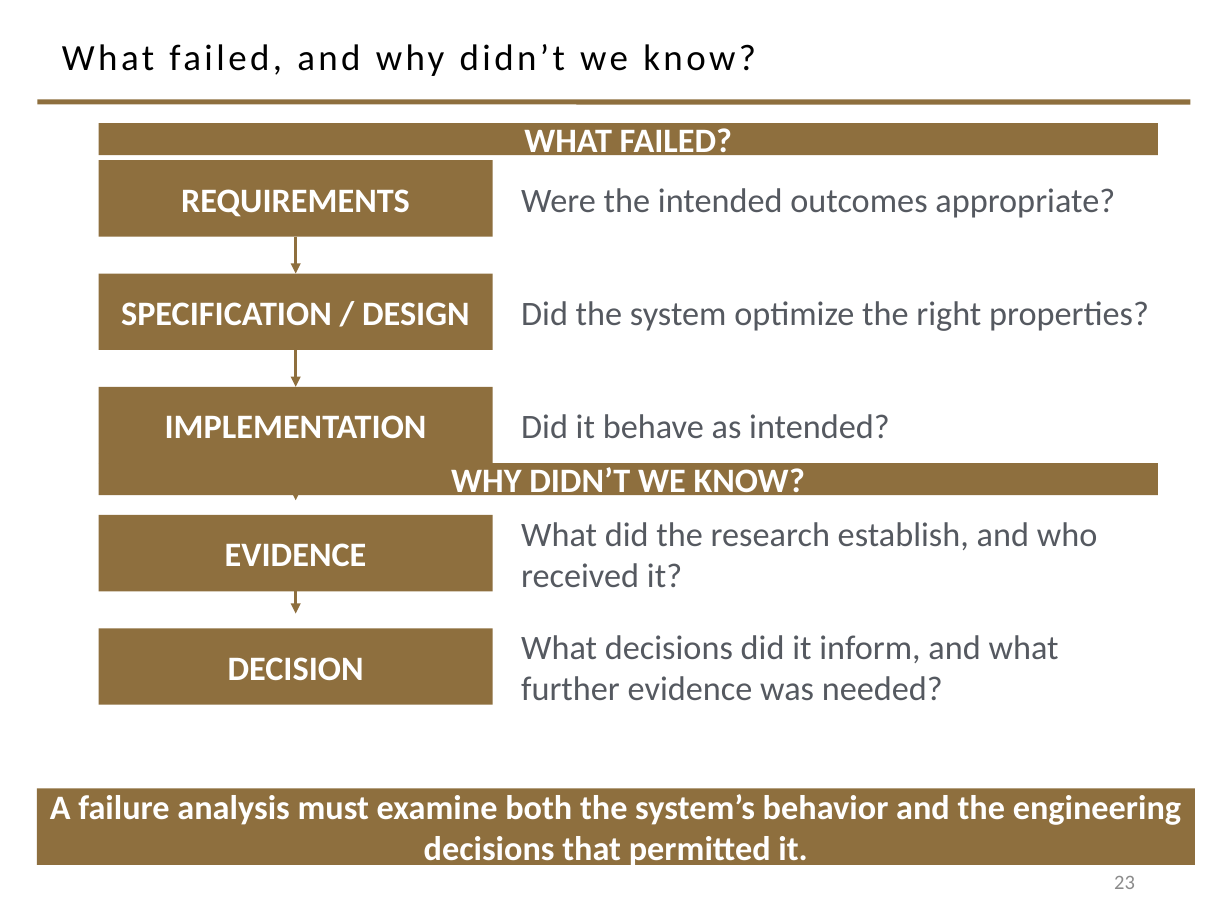
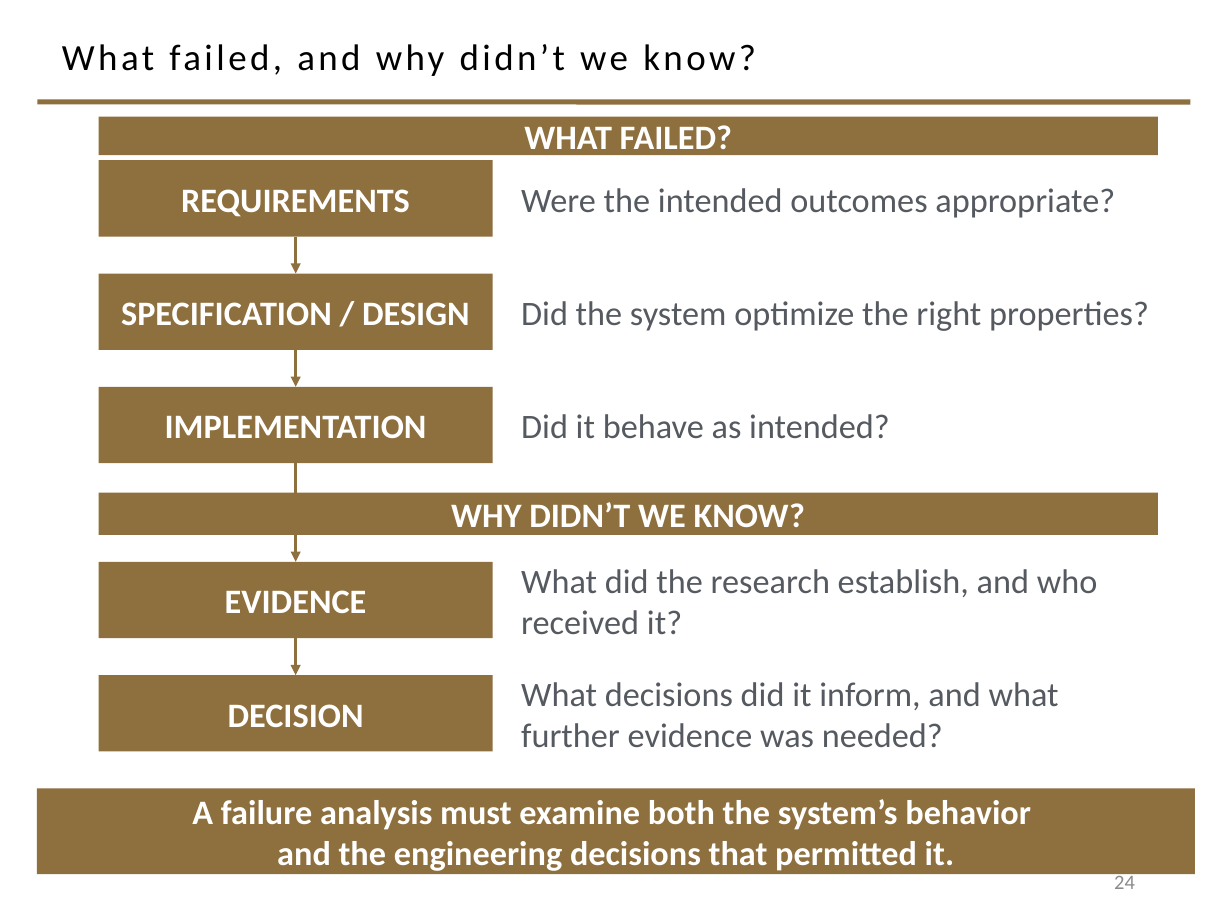
Before and after one commit to davisjam/model-based-agentic-software-engineering, a slide deck: slide 24 of course/lectures/act-2-delegation-and-control/04-failure-aware-engineering/2-4-Failure-Aware-Engineering.pptx (slide 23 before the commit). Drawn at 1232x924 pixels with LibreOffice and Linux fonts; fonts in the diff are those of the drawing; background and template pictures are left out. Boxes give left, top, right and bottom in pixels: in the first picture for what was removed or moved away, otherwise in the second. Text is boxed around its words. In the diff, an @@ line names an element or a change of style, - is before the commit and + after.

```diff
--- a/course/lectures/act-2-delegation-and-control/04-failure-aware-engineering/2-4-Failure-Aware-Engineering.pptx
+++ b/course/lectures/act-2-delegation-and-control/04-failure-aware-engineering/2-4-Failure-Aware-Engineering.pptx
@@ rectangle "WHAT FAILED?": place and size @@
-rectangle "WHAT FAILED?" at <box>99,123,1158,155</box>
+rectangle "WHAT FAILED?" at <box>99,117,1158,155</box>
@@ arrow moved from (296, 463) - (296, 500) to (296, 463) - (296, 562) @@
@@ rectangle "WHY DIDN’T WE KNOW?": place and size @@
-rectangle "WHY DIDN’T WE KNOW?" at <box>99,463,1158,495</box>
+rectangle "WHY DIDN’T WE KNOW?" at <box>99,493,1158,535</box>
@@ arrow moved from (296, 577) - (296, 614) to (296, 638) - (296, 675) @@
@@ 2 rectangles, 2 texts: place and size @@
-2 rectangles, 2 texts at <box>99,515,1098,705</box>
+2 rectangles, 2 texts at <box>99,562,1098,752</box>
@@ rectangle "A failure analysis must examine ...": place and size @@
-rectangle "A failure analysis must examine ..." at <box>37,788,1195,865</box>
+rectangle "A failure analysis must examine ..." at <box>37,788,1195,873</box>
@@ text in rectangle at <box>192,799,1031,871</box>: text changed @@
-A failure analysis must examine both the system’s behavior and the engineering decisions that permitted it.
+A failure analysis must examine both the system’s behavior
+and the engineering decisions that permitted it.
@@ page number at <box>1114,872,1135,889</box>: text changed @@
-23
+24
```
Also in this commit, not shown: 14 other slides changed, 2 slides added, 2 slides removed.
